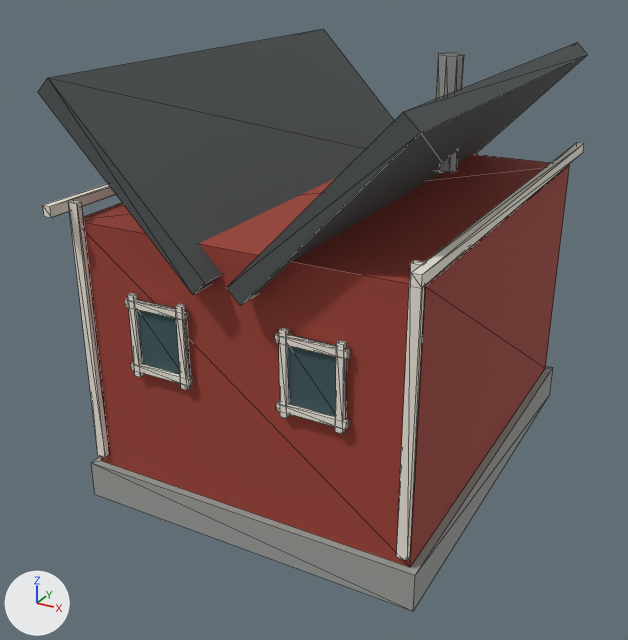
Two versions of the glTF model assets/runtime/models/norway/norway-house-red-white_lod0.glb, one commit apart.
Rendered twice from a camera (50 mm lens) standing at (9.03, -18.14, 12.38) and looking at (-0.57, -0.68, 3.66). The lights are fixed; the arrows at lower left show +X, +Y and +Z. The first picture is the older version. Mesh edges are drawn as thin lines. Vertices at exactly the same position are counted once.

Names of what the first picture shows: 'RF_House_Chimney', 'RF_House_Corner', 'RF_House_Corner.001', 'RF_House_Fascia', 'RF_House_Fascia.001', 'RF_House_Foundation', 'RF_House_RoofA', 'RF_House_RoofB', 'RF_House_Walls', 'RF_House_WindowRecess', 'RF_House_WindowRecess.001', 'RF_House_WindowTrim.005' and 7 more.
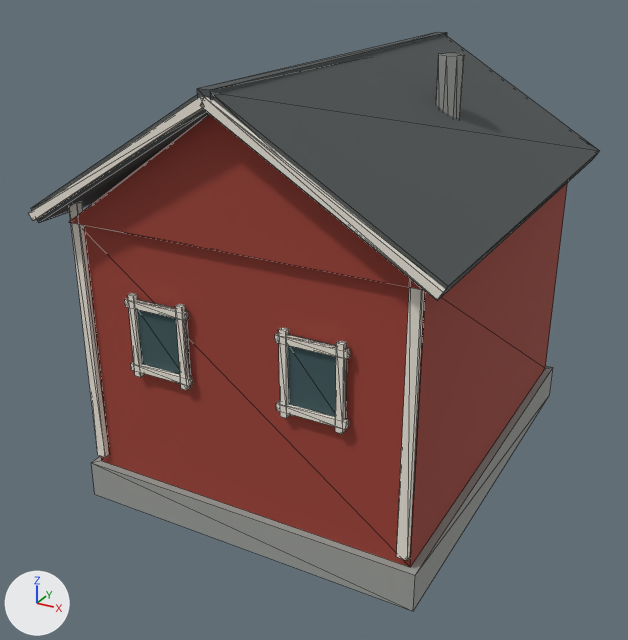
Location of each change, [x1, y1, x2, y2] in pixels of the pictures (628 x 640 px):
'RF_House_RoofB', reshaped, moved (9% wider): before [227, 43, 587, 305]; after [205, 36, 599, 301]
'RF_House_RoofA', reshaped, moved: before [38, 29, 394, 294]; after [31, 95, 210, 223]
'RF_House_Gables', added (red): after [69, 115, 423, 290]
'RF_House_VergeRightFront', added: after [200, 97, 446, 300]
'RF_House_Fascia.001', deleted: before [411, 143, 584, 288]
'RF_House_VergeLeftFront', added: after [29, 96, 204, 221]
'RF_House_RidgeCap', added: after [197, 32, 447, 100]
'RF_House_Fascia', deleted: before [43, 183, 116, 218]

Patch to the scene script:
```diff
--- a/assets/runtime/models/norway/norway-house-red-white_lod0.glb.py
+++ b/assets/runtime/models/norway/norway-house-red-white_lod0.glb.py
@@ me_cube_003 @@
-me_cube_003.from_pydata(...)  # 8 vertices, 12 faces; spans x -1.87..1.87, y -5.57..5.57, z -1.93..1.93
-me_cube_003.vertices[0].co = (-1.87, -5.57, 1.64)  # pixel (37, 92)
-me_cube_003.vertices[1].co = (-1.57, -5.57, 1.93)  # pixel (47, 77)
-me_cube_003.vertices[2].co = (-1.87, 5.57, 1.64)
-me_cube_003.vertices[3].co = (-1.57, 5.57, 1.93)  # pixel (323, 28)
-me_cube_003.vertices[4].co = (1.57, -5.57, -1.93)  # pixel (192, 294)
-me_cube_003.vertices[5].co = (1.87, -5.57, -1.64)  # pixel (204, 283)
-me_cube_003.vertices[6].co = (1.57, 5.57, -1.93)
-me_cube_003.vertices[7].co = (1.87, 5.57, -1.64)
+me_cube_003.from_pydata(...)  # 8 vertices, 12 faces; spans x -2.35..2.35, y -5.58..5.58, z -1.51..1.51
+# me_cube_003 part 1
+me_cube_003.vertices[0].co = (-2.17, -5.58, -1.51)  # pixel (38, 222)
+me_cube_003.vertices[1].co = (-2.35, -5.58, -1.22)  # pixel (30, 208)
+me_cube_003.vertices[2].co = (-2.17, 5.58, -1.51)
+me_cube_003.vertices[3].co = (-2.35, 5.58, -1.22)
+me_cube_003.vertices[4].co = (2.35, -5.58, 1.22)
+me_cube_003.vertices[5].co = (2.17, -5.58, 1.51)
+me_cube_003.vertices[6].co = (2.35, 5.58, 1.22)
+me_cube_003.vertices[7].co = (2.17, 5.58, 1.51)
 me_cube_003.materials.append(mat_rf_roof_slate)
@@ me_cube_004 @@
-me_cube_004.from_pydata(...)  # 8 vertices, 12 faces; spans x -1.87..1.87, y -5.57..5.57, z -1.93..1.93
-me_cube_004.vertices[0].co = (-1.57, -5.57, -1.93)  # pixel (240, 305)
-me_cube_004.vertices[1].co = (-1.87, -5.57, -1.64)  # pixel (226, 287)
-me_cube_004.vertices[2].co = (-1.57, 5.57, -1.93)
-me_cube_004.vertices[3].co = (-1.87, 5.57, -1.64)
-me_cube_004.vertices[4].co = (1.87, -5.57, 1.64)  # pixel (420, 132)
-me_cube_004.vertices[5].co = (1.57, -5.57, 1.93)  # pixel (403, 111)
-me_cube_004.vertices[6].co = (1.87, 5.57, 1.64)  # pixel (587, 54)
-me_cube_004.vertices[7].co = (1.57, 5.57, 1.93)  # pixel (577, 42)
+me_cube_004.from_pydata(...)  # 8 vertices, 12 faces; spans x -2.35..2.35, y -5.58..5.58, z -1.51..1.51
+# me_cube_004 part 2
+me_cube_004.vertices[0].co = (-2.35, -5.58, 1.22)  # pixel (202, 108)
+me_cube_004.vertices[1].co = (-2.17, -5.58, 1.51)
+me_cube_004.vertices[2].co = (-2.35, 5.58, 1.22)
+me_cube_004.vertices[3].co = (-2.17, 5.58, 1.51)
+me_cube_004.vertices[4].co = (2.17, -5.58, -1.51)  # pixel (437, 300)
+me_cube_004.vertices[5].co = (2.35, -5.58, -1.22)  # pixel (448, 286)
+me_cube_004.vertices[6].co = (2.17, 5.58, -1.51)  # pixel (591, 160)
+me_cube_004.vertices[7].co = (2.35, 5.58, -1.22)  # pixel (599, 150)
 me_cube_004.materials.append(mat_rf_roof_slate)
@@ me_cube_006_1 @@
+me_cube_006_1.from_pydata([(-2.31, -0.08, 1.29), (-2.21, -0.08, 1.44), (-2.31, 0.08, 1.29), (-2.21, 0.08, 1.44), (2.21, -0.08, -1.44), (2.31, -0.08, -1.29), (2.21, 0.08, -1.44), (2.31, 0.08, -1.29)], [], [(0, 1, 3), (0, 3, 2), (2, 3, 7), (2, 7, 6), (6, 7, 5), (6, 5, 4), (4, 5, 1), (4, 1, 0), (2, 6, 4), (2, 4, 0), (7, 3, 1), (7, 1, 5)])
+me_cube_006_1.materials.append(mat_rf_warm_white)  # white #efe8dd
@@ me_cube_005_1 @@
+me_cube_005_1.from_pydata([(-2.21, -0.08, -1.44), (-2.31, -0.08, -1.29), (-2.21, 0.08, -1.44), (-2.31, 0.08, -1.29), (2.31, -0.08, 1.29), (2.21, -0.08, 1.44), (2.31, 0.08, 1.29), (2.21, 0.08, 1.44)], [], [(0, 1, 3), (0, 3, 2), (2, 3, 7), (2, 7, 6), (6, 7, 5), (6, 5, 4), (4, 5, 1), (4, 1, 0), (2, 6, 4), (2, 4, 0), (7, 3, 1), (7, 1, 5)])
+me_cube_005_1.materials.append(mat_rf_warm_white)  # white #efe8dd
@@ ob_rf_house_roofa @@
 ob_rf_house_roofa = bpy.data.objects.new('RF_House_RoofA', me_cube_003)
-ob_rf_house_roofa.location = (-2.12, 0.0, 8.0)
+ob_rf_house_roofa.location = (-2.26, 0.0, 8.44)
@@ ob_rf_house_roofb @@
 ob_rf_house_roofb = bpy.data.objects.new('RF_House_RoofB', me_cube_004)
-ob_rf_house_roofb.location = (2.12, 0.0, 8.0)
+ob_rf_house_roofb.location = (2.26, 0.0, 8.44)
@@ ob_rf_house_fascia @@
-ob_rf_house_fascia = bpy.data.objects.new('RF_House_Fascia', me_cube_007)
@@ ob_rf_house_fascia_001 @@
-ob_rf_house_fascia_001 = bpy.data.objects.new('RF_House_Fascia.001', me_cube_008)
@@ ob_rf_house_ridgecap @@
+ob_rf_house_ridgecap = bpy.data.objects.new('RF_House_RidgeCap', me_cube_009_1)  # a box spanning x -0.14..0.14, y -5.64..5.64, z -0.12..0.12; in mat_rf_roof_slate (dark grey #4d5252)
+ob_rf_house_ridgecap.location = (0.0, 0.0, 9.89)
@@ ob_rf_house_vergerightfront @@
+ob_rf_house_vergerightfront = bpy.data.objects.new('RF_House_VergeRightFront', me_cube_006_1)
+ob_rf_house_vergerightfront.location = (2.26, -5.62, 8.44)
@@ ob_rf_house_vergeleftfront @@
+ob_rf_house_vergeleftfront = bpy.data.objects.new('RF_House_VergeLeftFront', me_cube_005_1)
+ob_rf_house_vergeleftfront.location = (-2.26, -5.62, 8.44)
@@ ob_rf_house_gables @@
+ob_rf_house_gables = bpy.data.objects.new('RF_House_Gables', me_rf_house_gables_mesh)  # 12 vertices, 16 faces; spans x -4.0..4.0, y -5.16..5.16, z 6.9..9.67; in mat_rf_wall_red_white (red #9e4034)
+ob_rf_house_gables.location = (0.0, 0.0, 0.0)
```
